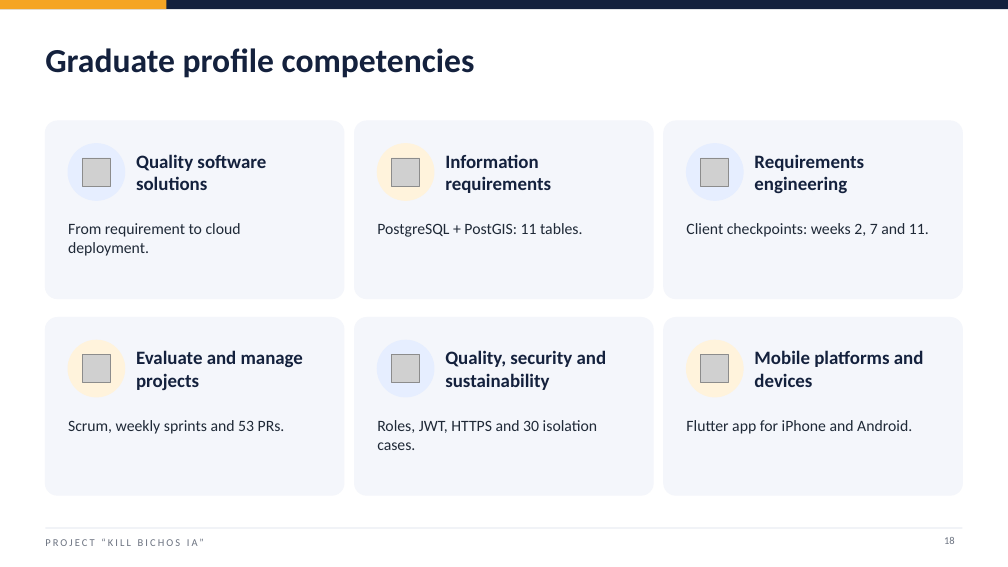
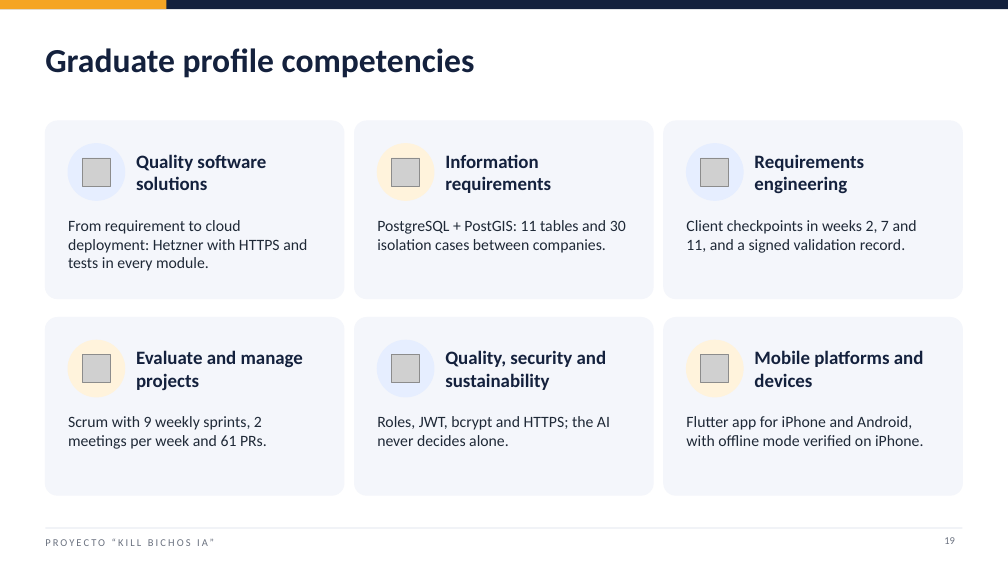
Before and after one commit to j4vierlb/PROYECTO-TESIS-, a slide deck: slide 19 of Fase 2/Evidencias Proyecto/Presentación Final del proyecto (Inglés).pptx (slide 18 before the commit). Drawn at 1008x567 pixels with LibreOffice and Linux fonts; fonts in the diff are those of the drawing; grey boxes stand for pictures; background and template pictures are left out. Boxes give left, top, right and bottom in pixels: in the first picture for what was removed or moved away, otherwise in the second. Text is boxed around its words. In the diff, an @@ line names an element or a change of style, - is before the commit and + after.

```diff
--- a/Fase 2/Evidencias Proyecto/Presentación Final del proyecto (Inglés).pptx
+++ b/Fase 2/Evidencias Proyecto/Presentación Final del proyecto (Inglés).pptx
@@ text at bbox=[68, 220, 307, 271]: text changed @@
-From requirement to cloud deployment.
+From requirement to cloud deployment: Hetzner with HTTPS and tests in every module.
@@ text at bbox=[377, 220, 626, 253]: text changed @@
-PostgreSQL + PostGIS: 11 tables.
+PostgreSQL + PostGIS: 11 tables and 30 isolation cases between companies.
@@ text at bbox=[686, 220, 917, 253]: text changed @@
-Client checkpoints: weeks 2, 7 and 11.
+Client checkpoints in weeks 2, 7 and 11, and a signed validation record.
@@ text at bbox=[68, 416, 267, 449]: text changed @@
-Scrum, weekly sprints and 53 PRs.
+Scrum with 9 weekly sprints, 2 meetings per week and 61 PRs.
@@ text at bbox=[377, 416, 610, 446]: text changed @@
-Roles, JWT, HTTPS and 30 isolation cases.
+Roles, JWT, bcrypt and HTTPS; the AI never decides alone.
@@ text at bbox=[686, 416, 923, 446]: text changed @@
-Flutter app for iPhone and Android.
+Flutter app for iPhone and Android, with offline mode verified on iPhone.
@@ text at bbox=[45, 539, 214, 546]: text changed @@
-PROJECT “KILL BICHOS IA”
+PROYECTO “KILL BICHOS IA”
```
Also in this commit, not shown: 17 other slides changed, 1 slide added, 10 other files.
